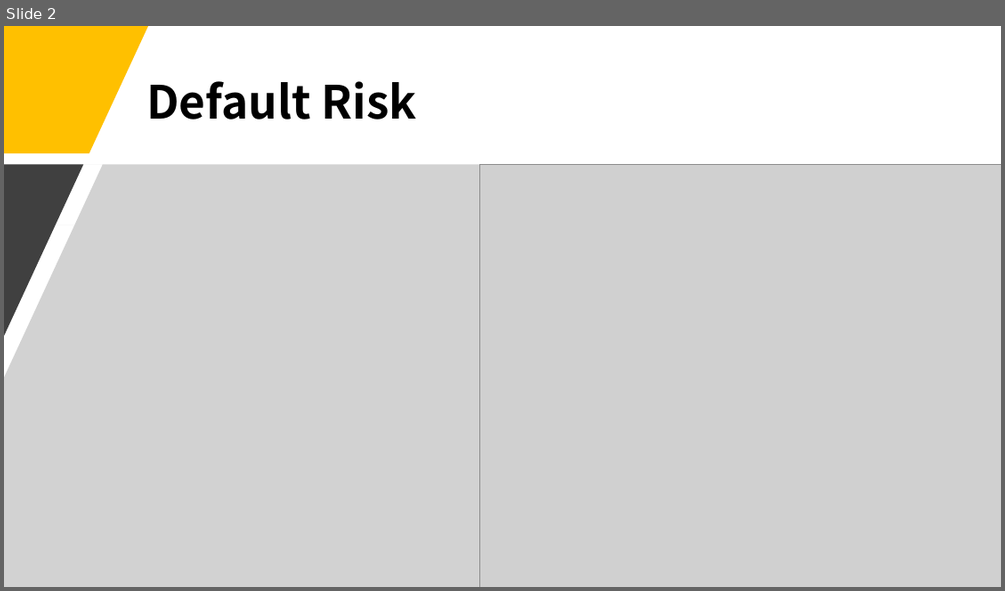
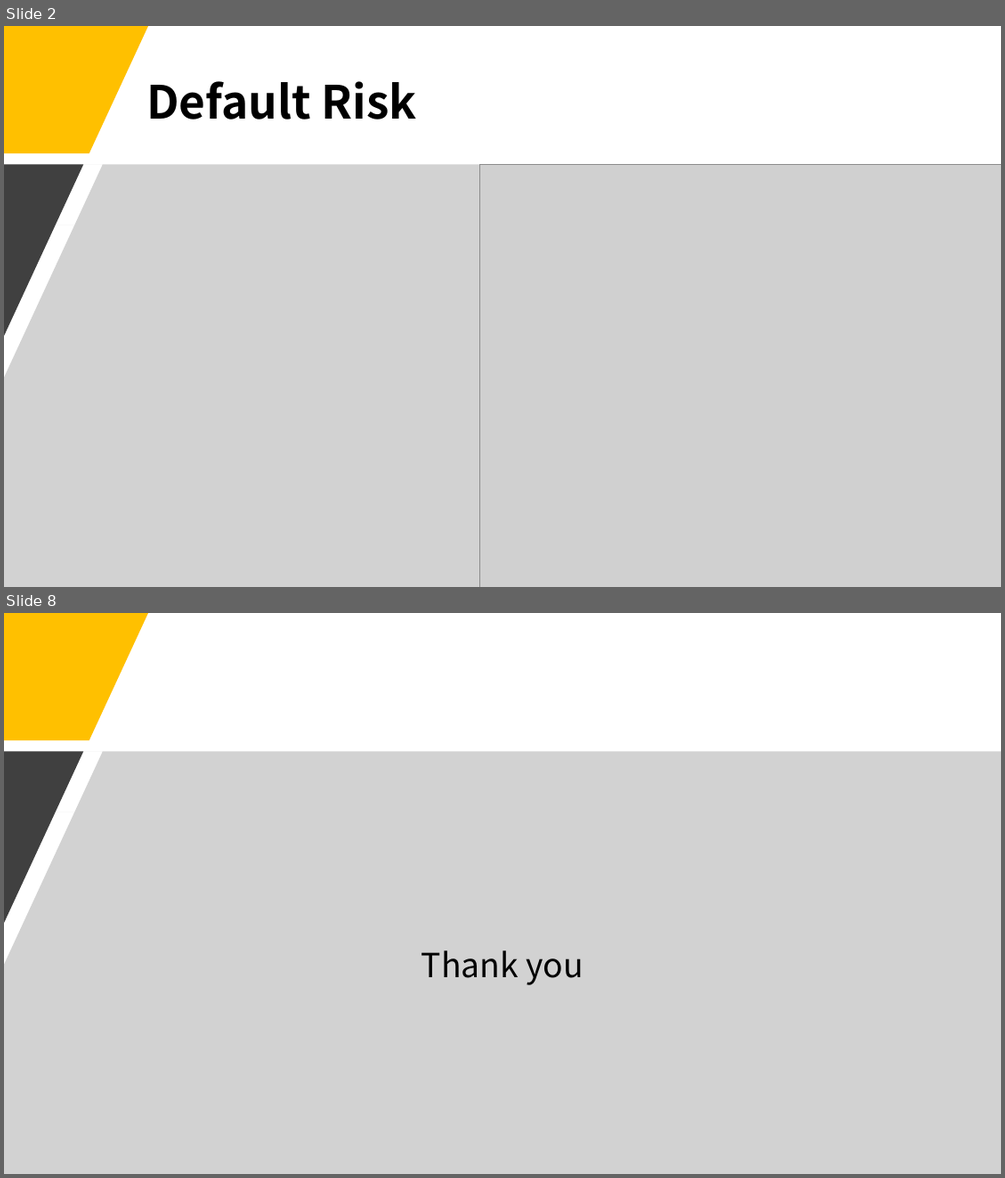
Before and after one commit to Shinan-tech/Credit_default, a slide deck: Default prediction model_bene.pptx. Shown one above the other, each under a label of ours: slide 2 before the commit, slides 2 and 8 after it; the slides between them are not shown. The pictures are 1005x591 and 1005x1178 pixels, drawn with LibreOffice and Linux fonts; fonts in the diff are those of the drawing; grey boxes stand for pictures. Boxes give left, top, right and bottom in pixels: in the first picture for what was removed or moved away, otherwise in the second. Text is boxed around its words. In the diff, an @@ line names an element or a change of style, - is before the commit and + after.

```diff
--- a/Default prediction model_bene.pptx
+++ b/Default prediction model_bene.pptx
@@ slide 8 added at [4, 613, 1001, 1174], background #FFFFFF @@
@@ freeform shape added at [4, 613, 148, 740], fill #FFC000 @@
@@ freeform shape added at [4, 751, 1001, 1174], fill #A6A6A6 at 50% opacity @@
@@ freeform shape added at [4, 751, 83, 923], fill #404040 @@
@@ title added at [421, 950, 583, 985], 32 pt, text #000000 @@
+Thank you
```
Also in this commit, not shown: 5 slides changed, 1 slide removed, 2 other files.
